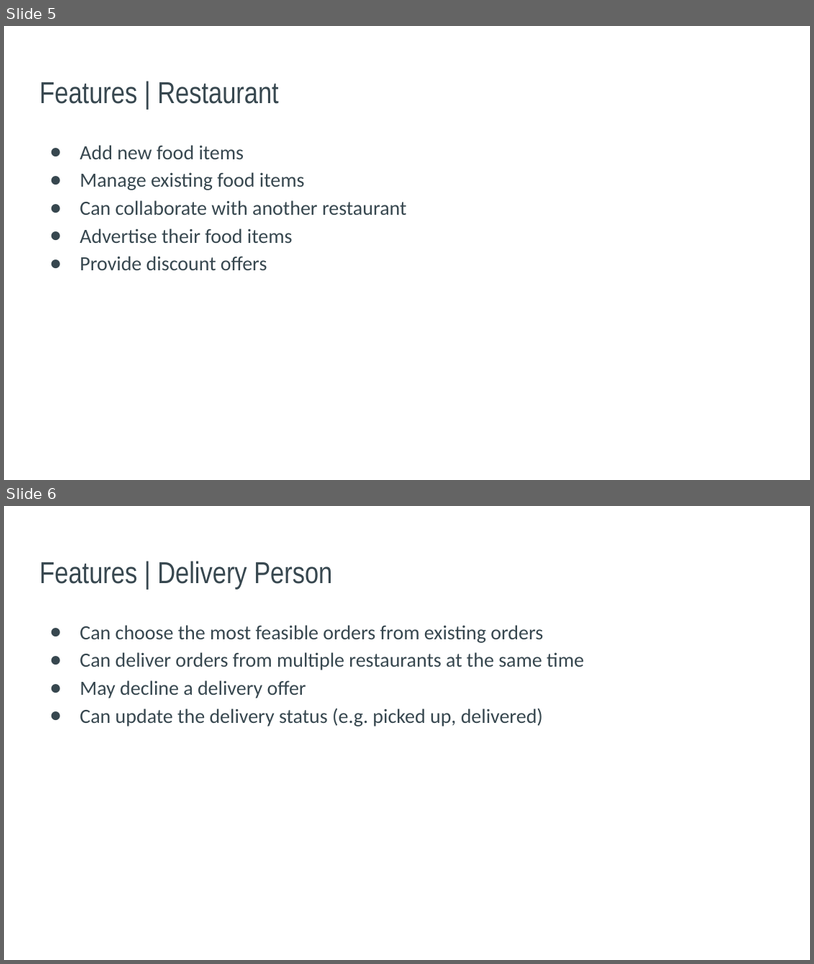
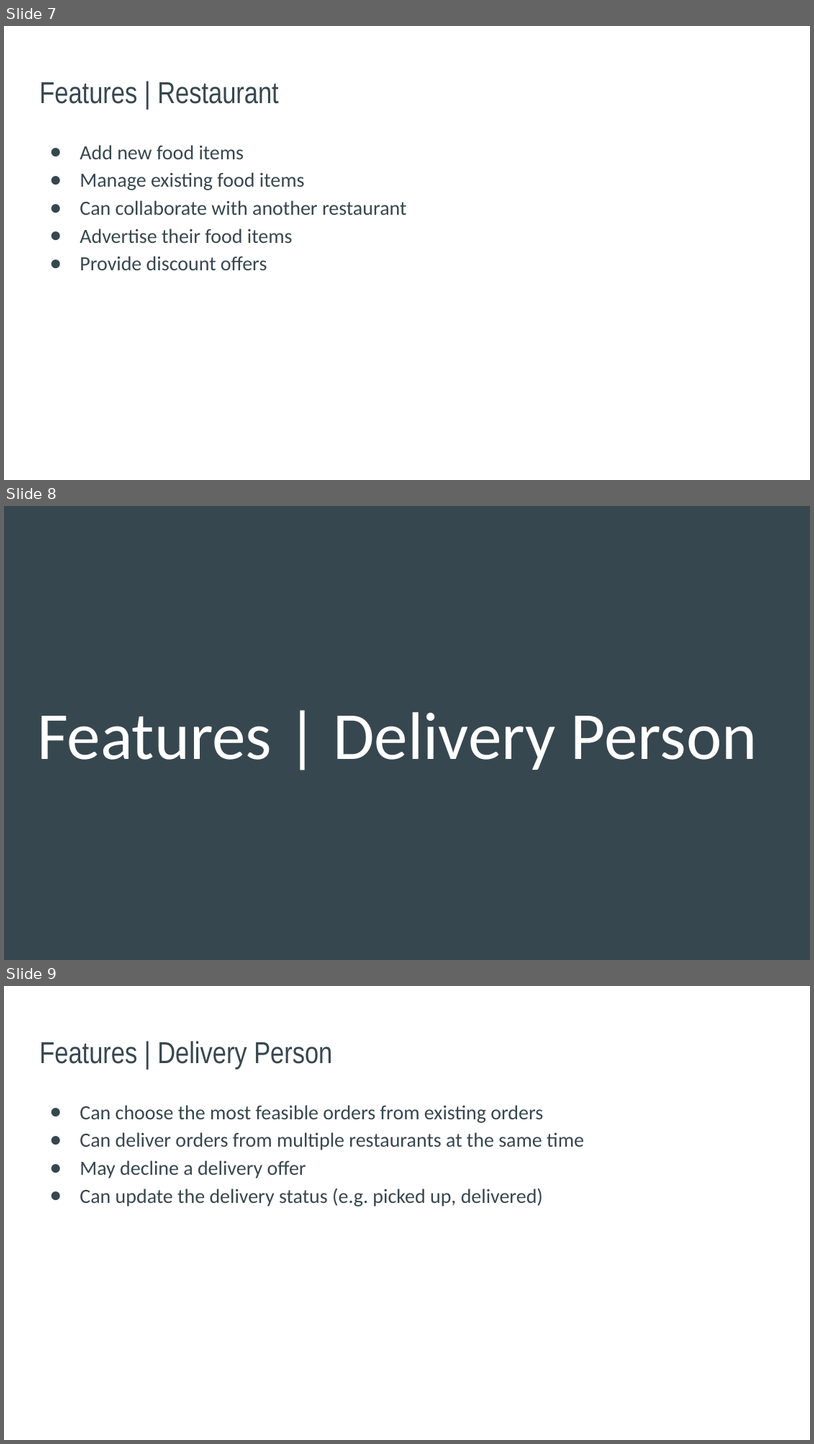
Before and after one commit to Mamun097/FoodFly, a slide deck: Application Design/Scope Fixation.pptx. Shown one above the other, each under a label of ours: slides 5 and 6 before the commit, slides 7, 8 and 9 after it. The pictures are 814x964 and 814x1444 pixels, drawn with LibreOffice and Linux fonts; fonts in the diff are those of the drawing. Boxes give left, top, right and bottom in pixels: in the first picture for what was removed or moved away, otherwise in the second. Text is boxed around its words. In the diff, an @@ line names an element or a change of style, - is before the commit and + after.

```diff
--- a/Application Design/Scope Fixation.pptx
+++ b/Application Design/Scope Fixation.pptx
@@ slide 8 added at (4, 506, 810, 960), background #37474F @@
@@ text added at (37, 712, 757, 770), 60 pt, text #FFFFFF @@
+Features | Delivery Person
@@ what was slide 5 is now slide 7 @@
@@ what was slide 6 is now slide 9 @@
```
Also in this commit, not shown: 2 other slides added.
